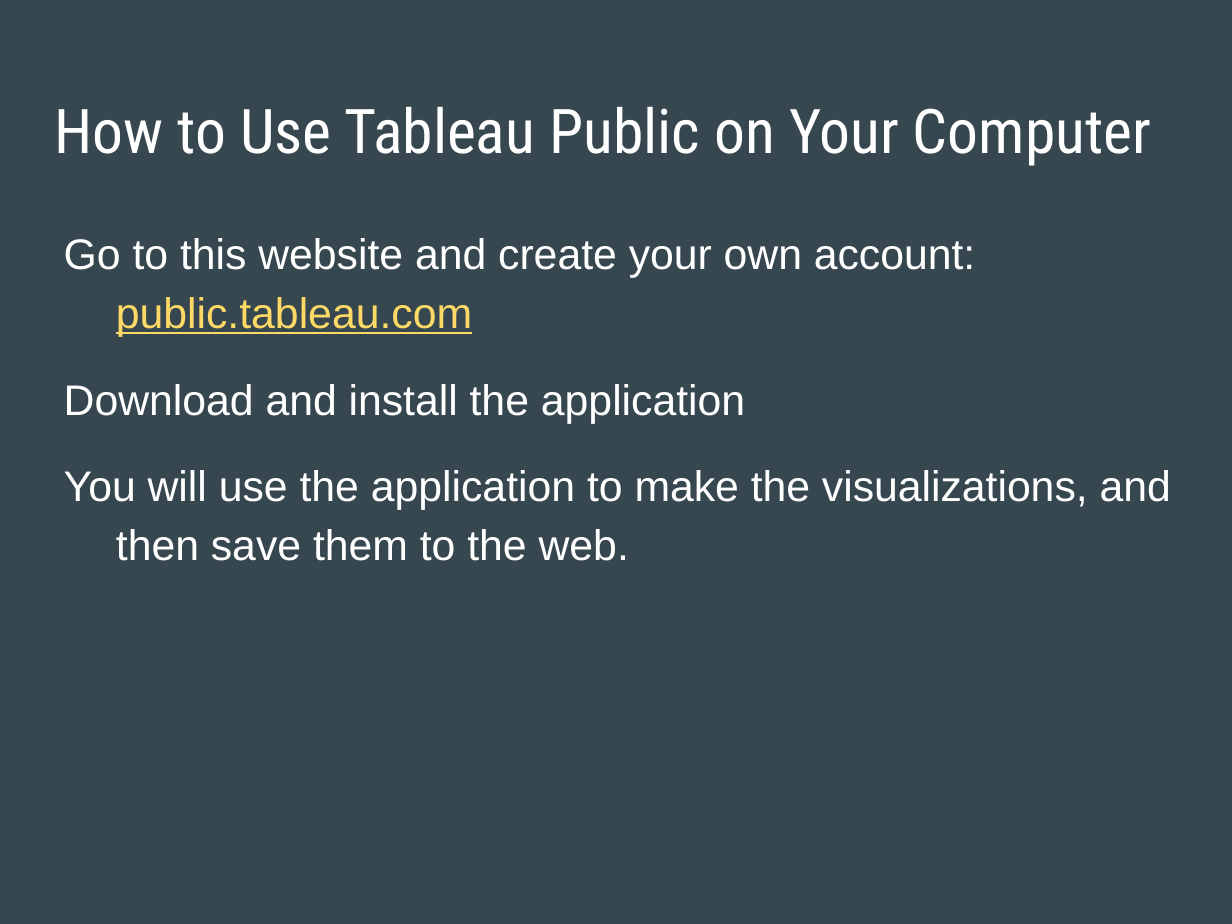
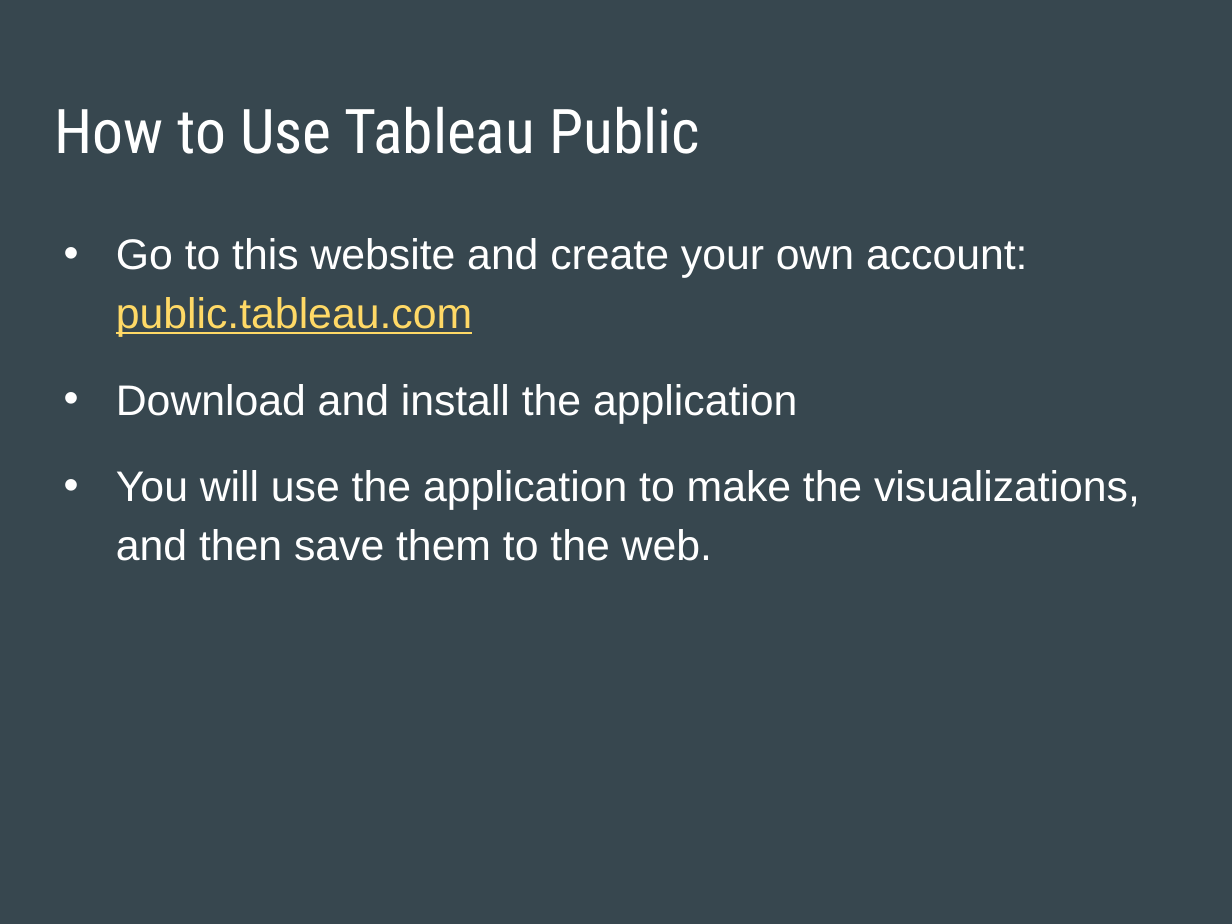
Before and after one commit to NCSU-Libraries/data-viz-workshops, a slide deck: slide 5 of Slides.pptx. Drawn at 1232x924 pixels with LibreOffice and Linux fonts; fonts in the diff are those of the drawing. Boxes give left, top, right and bottom in pixels: in the first picture for what was removed or moved away, otherwise in the second. Text is boxed around its words. In the diff, an @@ line names an element or a change of style, - is before the commit and + after.

```diff
--- a/Slides.pptx
+++ b/Slides.pptx
@@ title at [54, 107, 700, 154]: text changed @@
-How to Use Tableau Public on Your Computer
+How to Use Tableau Public
@@ text "Go to this website and ..." at [116, 238, 1140, 561]: bullet none to • @@
```
Also in this commit, not shown: 3 other slides changed, 1 other file.
